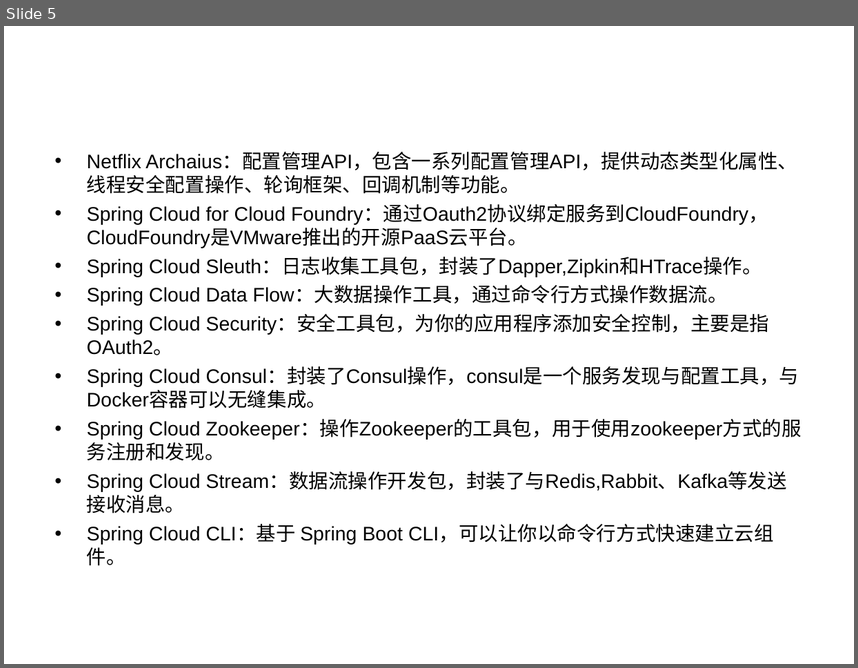
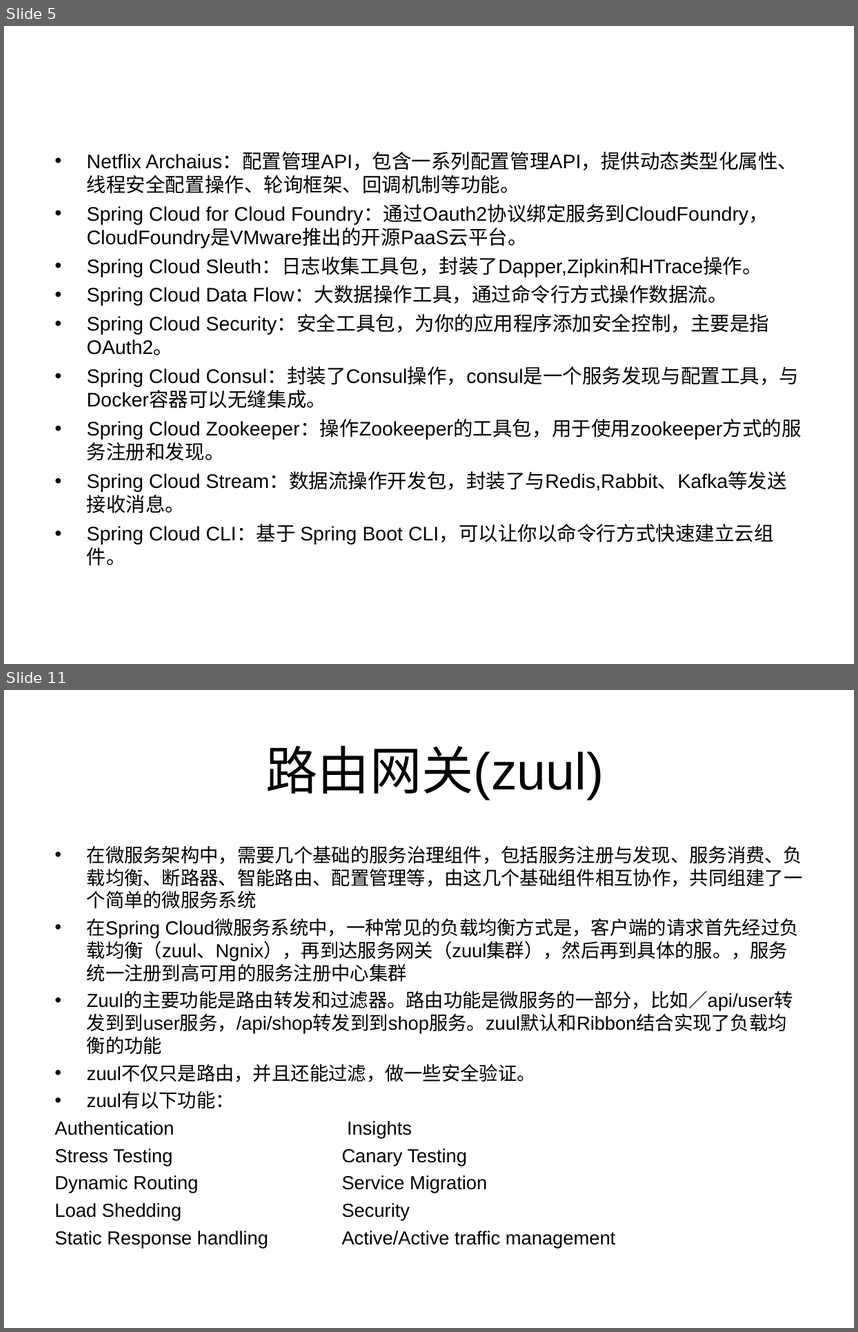
Before and after one commit to xingxingtx/SpringCloud, a slide deck: SpringCloud.ppt. Shown one above the other, each under a label of ours: slide 5 before the commit, slides 5 and 11 after it; the slides between them are not shown. The pictures are 858x668 and 858x1332 pixels, drawn with LibreOffice and Linux fonts; fonts in the diff are those of the drawing. Boxes give left, top, right and bottom in pixels: in the first picture for what was removed or moved away, otherwise in the second. Text is boxed around its words. In the diff, an @@ line names an element or a change of style, - is before the commit and + after.

```diff
--- a/SpringCloud.ppt
+++ b/SpringCloud.ppt
@@ slide 11 added at (x1=4, y1=690, x2=854, y2=1328), background #FFFFFF @@
@@ title added at (x1=266, y1=745, x2=604, y2=800), 44 pt, text #000000 @@
+路由网关(zuul)
@@ text added at (x1=55, y1=846, x2=803, y2=1248), 16 pt, text #000000 @@
+• 在微服务架构中，需要几个基础的服务治理组件，包括服务注册与发现、服务消费、负载均衡、断路器、智能路由、配置管理等，由这几个基础组件相互协作，共同组建了一个简单的微服务系统
+• 在Spring Cloud微服务系统中，一种常见的负载均衡方式是，客户端的请求首先经过负载均衡（zuul、Ngnix），再到达服务网关（zuul集群），然后再到具体的服。，服务统一注册到高可用的服务注册中心集群
+• Zuul的主要功能是路由转发和过滤器。路由功能是微服务的一部分，比如／api/user转发到到user服务，/api/shop转发到到shop服务。zuul默认和Ribbon结合实现了负载均衡的功能
+• zuul不仅只是路由，并且还能过滤，做一些安全验证。
+• zuul有以下功能：
+Authentication Insights
+Stress Testing Canary Testing
+Dynamic Routing Service Migration
+Load Shedding Security
+Static Response handling Active/Active traffic management
```
Also in this commit, not shown: 1 slide changed, 5 other slides added, 26 other files.
